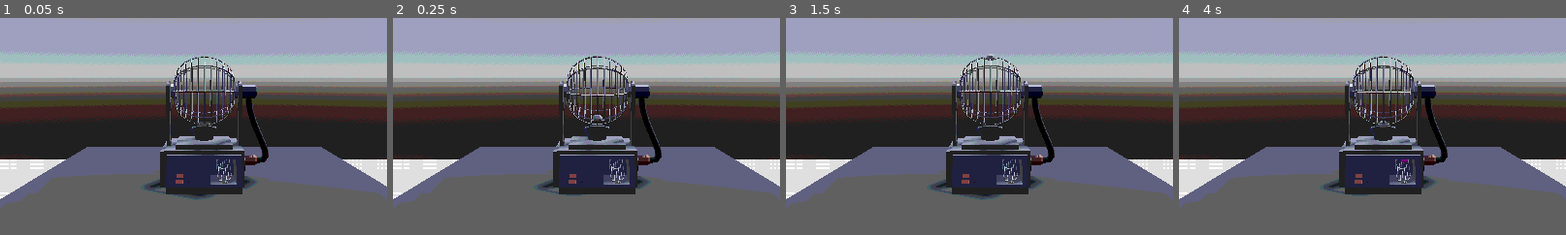
Above: before the commit, frames 1-4 (left to right).
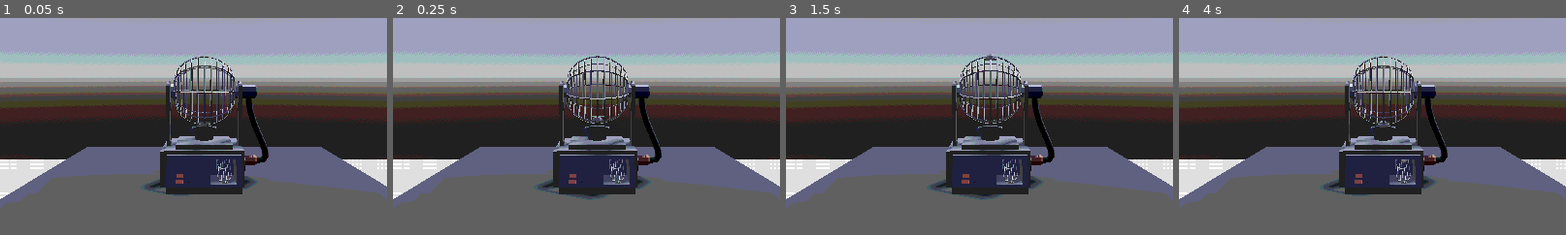
Above: after the commit, the same moments.

Repository: noahpete/bingo
Game: Godot game, scene res://scenes/main/main.tscn
Two runs of this game, one before a commit and one after it. Both use one fixed random seed, a clock stepped at 60 frames per second and the inputs below.
Inputs (mouse positions are % of the whole screen's width and height, from its top left):
- Up to frame 1 (0.05 s): no input
- Up to frame 2 (0.25 s): no input
- Up to frame 3 (1.5 s): move the mouse to (72, 45) at 0.52 s; click (72, 45) at 0.67 s; move the mouse to (30, 55) at 1.27 s; click (30, 55) at 1.42 s
- Up to frame 4 (4 s): move the mouse to (60, 28) at 2.02 s; click (60, 28) at 2.17 s; tap Enter at 2.75 s; move the mouse to (45, 70) at 2.77 s; click (45, 70) at 2.92 s; tap Space at 3.5 s; move the mouse to (80, 65) at 3.52 s; click (80, 65) at 3.67 s
The pictures show only the part of the screen within x 24-74%, y 29-79%; the shares and areas given below are measured in that part.

The runs differ from the first frame. In frame 1, 0.9% of the frame differs, in the area x 44-62%, y 17-84%; in frame 2, 1.9%; in frame 3, 2.1%, in the area x 43-62%, y 16-73%; in frame 4, less than 0.1%.

Commit message:
State machine setup

Diff:
--- a/scenes/ball/bingo_ball.tscn
+++ b/scenes/ball/bingo_ball.tscn
@@ -1,13 +1,9 @@
-[gd_scene load_steps=6 format=3 uid="uid://djsu373ir63s4"]
+[gd_scene load_steps=4 format=3 uid="uid://djsu373ir63s4"]
 
 [ext_resource type="Script" path="res://scenes/ball/bingo_ball.gd" id="1_ljp66"]
 
-[sub_resource type="ViewportTexture" id="ViewportTexture_j0i3w"]
-viewport_path = NodePath("SubViewport")
-
 [sub_resource type="StandardMaterial3D" id="StandardMaterial3D_huoog"]
 resource_local_to_scene = true
-albedo_texture = SubResource("ViewportTexture_j0i3w")
 
 [sub_resource type="SphereMesh" id="SphereMesh_kitkv"]
 material = SubResource("StandardMaterial3D_huoog")
@@ -16,36 +12,6 @@
 radial_segments = 8
 rings = 4
 
-[sub_resource type="LabelSettings" id="LabelSettings_nk305"]
-font_size = 32
-
 [node name="BingoBall" type="MeshInstance3D"]
 mesh = SubResource("SphereMesh_kitkv")
 script = ExtResource("1_ljp66")
-
-[node name="SubViewport" type="SubViewport" parent="."]
-size = Vector2i(128, 128)
-render_target_update_mode = 4
-
-[node name="ColorRect" type="ColorRect" parent="SubViewport"]
-anchors_preset = 15
-anchor_right = 1.0
-anchor_bottom = 1.0
-grow_horizontal = 2
-grow_vertical = 2
-color = Color(0, 0, 0, 1)
-
-[node name="Label" type="Label" parent="SubViewport"]
-anchors_preset = 8
-anchor_left = 0.5
-anchor_top = 0.5
-anchor_right = 0.5
-anchor_bottom = 0.5
-offset_left = -20.0
-offset_top = -11.5
-offset_right = 20.0
-offset_bottom = 11.5
-grow_horizontal = 2
-grow_vertical = 2
-text = "16"
-label_settings = SubResource("LabelSettings_nk305")
--- a/scenes/bingo_machine/bingo_machine.tscn
+++ b/scenes/bingo_machine/bingo_machine.tscn
@@ -5,22 +5,6 @@
 [ext_resource type="PackedScene" uid="uid://dq1hupr76y2wa" path="res://scenes/bingo_machine/bingo_machine_cage.glb" id="2_2mecc"]
 [ext_resource type="PackedScene" uid="uid://c147iu6str244" path="res://scenes/bingo_machine/bingo_machine_selector.glb" id="3_pqora"]
 [ext_resource type="PackedScene" uid="uid://djsu373ir63s4" path="res://scenes/ball/bingo_ball.tscn" id="5_80orr"]
-
-[sub_resource type="Animation" id="Animation_rs3r1"]
-resource_name = "spin"
-length = 2.0
-tracks/0/type = "value"
-tracks/0/imported = false
-tracks/0/enabled = true
-tracks/0/path = NodePath("Cage:rotation")
-tracks/0/interp = 2
-tracks/0/loop_wrap = true
-tracks/0/keys = {
-"times": PackedFloat32Array(0, 2),
-"transitions": PackedFloat32Array(1, 1),
-"update": 0,
-"values": [Vector3(0, 0, 3.14159), Vector3(0, 0, 21.9911)]
-}
 
 [sub_resource type="Animation" id="Animation_oxwsw"]
 length = 0.001
@@ -137,6 +121,22 @@
 "values": [Vector3(-0.00236545, 1.61147, -0.00749148), Vector3(-0.002, 1.324, -0.007), Vector3(0.00822853, 1.13398, -0.0844466), Vector3(0.0307313, 0.795454, -0.520991), Vector3(1.52991, 0.421291, -0.520991)]
 }
 
+[sub_resource type="Animation" id="Animation_rs3r1"]
+resource_name = "spin"
+length = 2.0
+tracks/0/type = "value"
+tracks/0/imported = false
+tracks/0/enabled = true
+tracks/0/path = NodePath("Cage:rotation")
+tracks/0/interp = 2
+tracks/0/loop_wrap = true
+tracks/0/keys = {
+"times": PackedFloat32Array(0, 2),
+"transitions": PackedFloat32Array(1, 1),
+"update": 0,
+"values": [Vector3(0, 0, 3.14159), Vector3(0, 0, 21.9911)]
+}
+
 [sub_resource type="AnimationLibrary" id="AnimationLibrary_tjmke"]
 _data = {
 "RESET": SubResource("Animation_oxwsw"),
--- a/scenes/main/main.gd
+++ b/scenes/main/main.gd
@@ -1,2 +1,61 @@
 extends Node
 class_name Main
+
+signal enter_marking_state
+
+@onready var animation_player: AnimationPlayer = $AnimationPlayer
+
+var players: Array[Player]
+
+enum GameState {
+	IDLE,
+	ANIMATION,
+	MARKING
+}
+
+var state: GameState = GameState.IDLE
+
+
+func _ready() -> void:
+	players = [
+		Player.new(false),
+		Player.new(true)
+	]
+	_on_game_start()
+
+func _input(event: InputEvent) -> void:
+	if state == GameState.IDLE:
+		if event is InputEventMouseMotion:
+			print(event.position)
+		elif event is InputEventMouseButton:
+			pass
+			#if event.button_index == 1:
+				#enter_marking_state.emit()
+
+func _on_game_start() -> void:
+	# TODO: Play start cutscene
+	for player in players:
+		await _take_turn(player)
+	pass
+
+
+func _take_turn(player: Player) -> void:
+	if player.is_cpu:
+		_handle_cpu_turn()
+		return
+
+	animation_player.play("get_ball")
+	state = GameState.ANIMATION
+	await animation_player.animation_finished
+
+	# Start capturing input again
+	state = GameState.IDLE
+
+	await enter_marking_state
+	state = GameState.MARKING
+
+	print("DONE")
+	# execute more code
+
+func _handle_cpu_turn() -> void:
+	pass
--- a/scenes/main/main.tscn
+++ b/scenes/main/main.tscn
@@ -1,7 +1,9 @@
-[gd_scene load_steps=8 format=3 uid="uid://sav0qji0ak0b"]
+[gd_scene load_steps=10 format=3 uid="uid://sav0qji0ak0b"]
 
 [ext_resource type="Script" path="res://scenes/main/main.gd" id="1_8170c"]
 [ext_resource type="PackedScene" uid="uid://c4gxvtvav8h1h" path="res://scenes/level/level.tscn" id="1_xm2jn"]
+[ext_resource type="Script" path="res://scripts/state_machine.gd" id="2_78hol"]
+[ext_resource type="Script" path="res://scripts/states/idle.gd" id="3_mvqf2"]
 [ext_resource type="PackedScene" uid="uid://cica17kyvab1x" path="res://scenes/bingo_machine/bingo_machine.tscn" id="3_t17rl"]
 [ext_resource type="PackedScene" uid="uid://q0vg05xchrml" path="res://scenes/post_processing.tscn" id="4_hvjgh"]
 
@@ -39,25 +41,25 @@
 tracks/0/imported = false
 tracks/0/enabled = true
 tracks/0/path = NodePath("Camera3D:position")
-tracks/0/interp = 2
+tracks/0/interp = 1
 tracks/0/loop_wrap = true
 tracks/0/keys = {
-"times": PackedFloat32Array(4.83333, 5.16667),
-"transitions": PackedFloat32Array(1, 1),
+"times": PackedFloat32Array(4.83333, 5.16667, 7, 7.4),
+"transitions": PackedFloat32Array(1, 1, 1, 1),
 "update": 0,
-"values": [Vector3(0, 0.8, 1.1), Vector3(0, 0.7, 0.6)]
+"values": [Vector3(0, 0.8, 1.1), Vector3(0, 0.7, 0.6), Vector3(0, 0.7, 0.6), Vector3(0, 0.8, 1.1)]
 }
 tracks/1/type = "value"
 tracks/1/imported = false
 tracks/1/enabled = true
 tracks/1/path = NodePath("Camera3D:fov")
-tracks/1/interp = 2
+tracks/1/interp = 1
 tracks/1/loop_wrap = true
 tracks/1/keys = {
-"times": PackedFloat32Array(4.83333, 5.16667),
-"transitions": PackedFloat32Array(1, 1),
+"times": PackedFloat32Array(4.83333, 5.16667, 7, 7.4),
+"transitions": PackedFloat32Array(1, 1, 1, 1),
 "update": 0,
-"values": [60.0, 50.0]
+"values": [60.0, 50.0, 50.0, 60.0]
 }
 tracks/2/type = "animation"
 tracks/2/imported = false
@@ -79,11 +81,25 @@
 [node name="Main" type="Node"]
 script = ExtResource("1_8170c")
 
+[node name="StateMachine" type="Node" parent="." node_paths=PackedStringArray("current_state")]
+script = ExtResource("2_78hol")
+current_state = NodePath("Idle")
+
+[node name="Idle" type="Node" parent="StateMachine"]
+script = ExtResource("3_mvqf2")
+
+[node name="Wait" type="Node" parent="StateMachine"]
+
+[node name="Animation" type="Node" parent="StateMachine"]
+
+[node name="MarkControl" type="Node" parent="StateMachine"]
+
+[node name="PostProcessing" parent="." instance=ExtResource("4_hvjgh")]
+
 [node name="AnimationPlayer" type="AnimationPlayer" parent="."]
 libraries = {
 "": SubResource("AnimationLibrary_2cuic")
 }
-autoplay = "get_ball"
 
 [node name="Camera3D" type="Camera3D" parent="."]
 transform = Transform3D(1, 0, 0, 0, 0.996195, 0.0871557, 0, -0.0871557, 0.996195, 0, 0.8, 1.1)
@@ -96,6 +112,4 @@
 [node name="BingoMachine" parent="Entities" instance=ExtResource("3_t17rl")]
 transform = Transform3D(-4.37114e-09, 0, -0.1, 0, 0.1, 0, 0.1, 0, -4.37114e-09, 0, 0.498174, 0)
 
-[node name="PostProcessing" parent="." instance=ExtResource("4_hvjgh")]
-
 [editable path="Entities/BingoMachine"]
--- /dev/null
+++ b/scripts/player.gd
@@ -0,0 +1,11 @@
+extends Node
+class_name Player
+
+var is_cpu: bool
+
+func _init(is_cpu_player: bool) -> void:
+	is_cpu = is_cpu_player
+
+
+func take_turn() -> void:
+	pass
--- /dev/null
+++ b/scripts/state.gd
@@ -0,0 +1,29 @@
+extends Node
+class_name State
+
+signal transition(new_state_name: StringName)
+
+
+## Called just after a state transition to this state.
+func enter() -> void:
+	pass
+
+
+## Called just before a state transition to another state.
+func exit() -> void:
+	pass
+
+
+## Called in _process loop.
+func update(delta: float) -> void:
+	pass
+
+
+## Called in _input.
+func input_update(event: InputEvent) -> void:
+	pass
+
+
+## Called in _physics_process loop.
+func physics_update(delta: float) -> void:
+	pass
--- /dev/null
+++ b/scripts/state_machine.gd
@@ -0,0 +1,43 @@
+extends Node
+class_name StateMachine
+
+@export var current_state: State
+
+var states: Dictionary = {}
+
+
+func _ready() -> void:
+	for child in get_children():
+		if child is State:
+			states[child.name] = child
+			child.transition.connect(_on_child_transition)
+		else:
+			push_warning("State machine contains incompatible child node [" + child.name + "]")
+	call_deferred("_on_initial_enter")
+
+func _process(delta: float) -> void:
+	current_state.update(delta)
+
+
+func _input(event: InputEvent) -> void:
+	current_state.input_update(event)
+
+
+func _physics_process(delta: float) -> void:
+	current_state.physics_update(delta)
+
+
+func _on_initial_enter() -> void:
+	current_state.enter()
+
+
+func _on_child_transition(new_state_name: StringName) -> void:
+	var new_state = states.get(new_state_name)
+	if new_state:
+		if new_state != current_state:
+			print("Transitioning from [" + current_state.name + "] to [" + new_state.name + "]")
+			current_state.exit()
+			new_state.enter()
+			current_state = new_state
+	else:
+		push_warning("State [" + new_state_name + "] does not exist")
--- /dev/null
+++ b/scripts/states/idle.gd
@@ -0,0 +1,6 @@
+extends State
+class_name IdleState
+
+
+func enter() -> void:
+	Input.set_mouse_mode(Input.MOUSE_MODE_VISIBLE)
